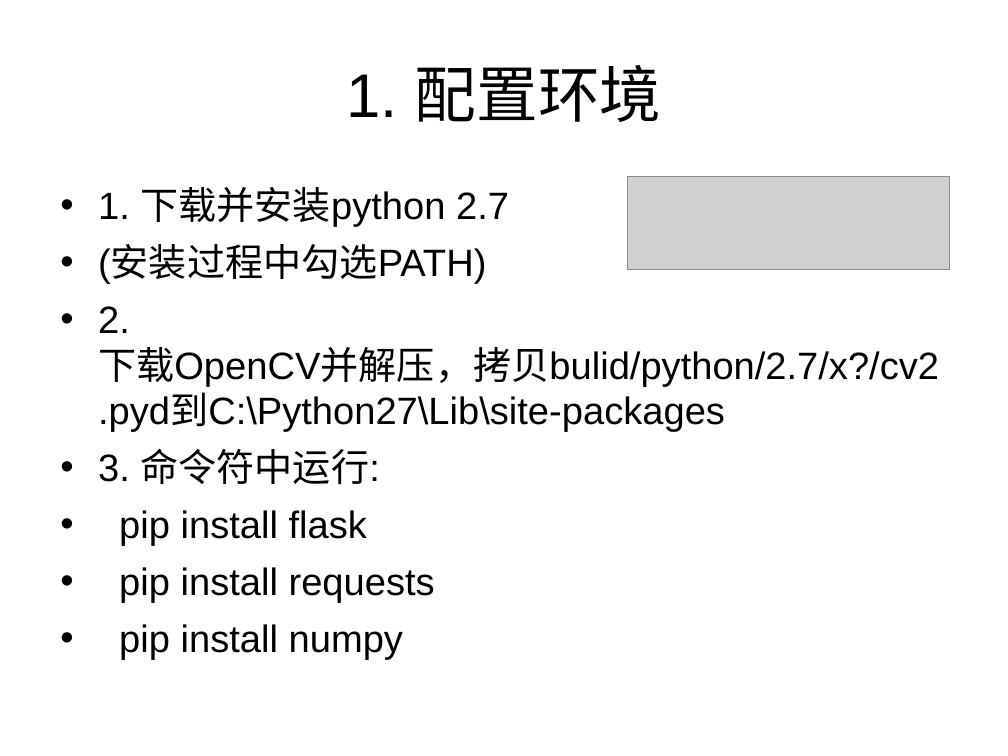
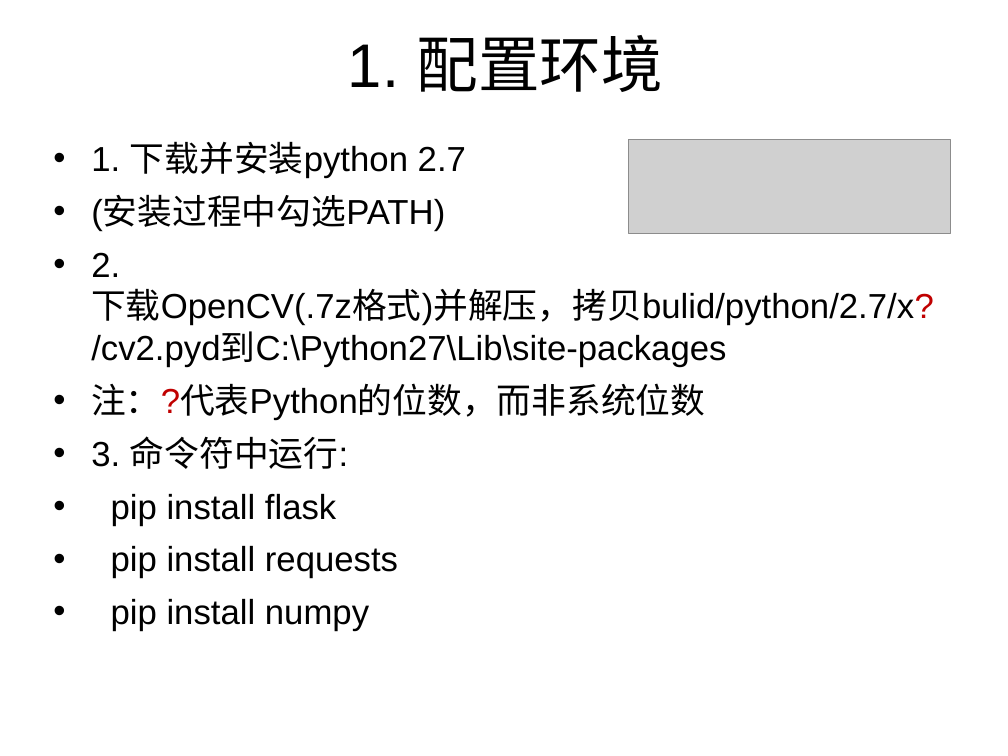
Before and after one commit to dodying/UserJs, a slide deck: slide 2 of HentaiVerse/hvInterval/使用说明.ppt. Drawn at 1008x756 pixels with LibreOffice and Linux fonts; fonts in the diff are those of the drawing; grey boxes stand for pictures. Boxes give left, top, right and bottom in pixels: in the first picture for what was removed or moved away, otherwise in the second. Text is boxed around its words. In the diff, an @@ line names an element or a change of style, - is before the commit and + after.

Commit message:
更新hvInterval 新增打包文件，方便下载

```diff
--- a/HentaiVerse/hvInterval/使用说明.ppt
+++ b/HentaiVerse/hvInterval/使用说明.ppt
@@ title "1. 配置环境": place and size @@
-title "1. 配置环境" at <box>346,65,661,122</box>
+title "1. 配置环境" at <box>348,35,663,92</box>
@@ text "1. 下载并安装python 2.7": place and size @@
-text "1. 下载并安装python 2.7" at <box>98,187,939,660</box>
+text "1. 下载并安装python 2.7" at <box>91,141,934,631</box>
@@ text at <box>91,141,466,631</box>: size 27.2 to 24.8 pt in "1. 下载并安装python 2.7", "(安装过程中勾选PATH)", "3. 命令符中运行:", "pip install flask" and 2 more places @@
@@ picture: place and size @@
-picture at <box>628,176,951,270</box>
+picture at <box>628,140,951,234</box>
@@ text at <box>91,252,934,421</box>: text changed; size 27.2 to 24.8 pt @@
-• 2. 下载OpenCV并解压，拷贝bulid/python/2.7/x?/cv2.pyd到C:\Python27\Lib\site-packages
+• 2. 下载OpenCV(.7z格式)并解压，拷贝bulid/python/2.7/x?/cv2.pyd到C:\Python27\Lib\site-packages
+• 注：?代表Python的位数，而非系统位数
```
Also in this commit, not shown: 3 other slides changed, 6 other files.
